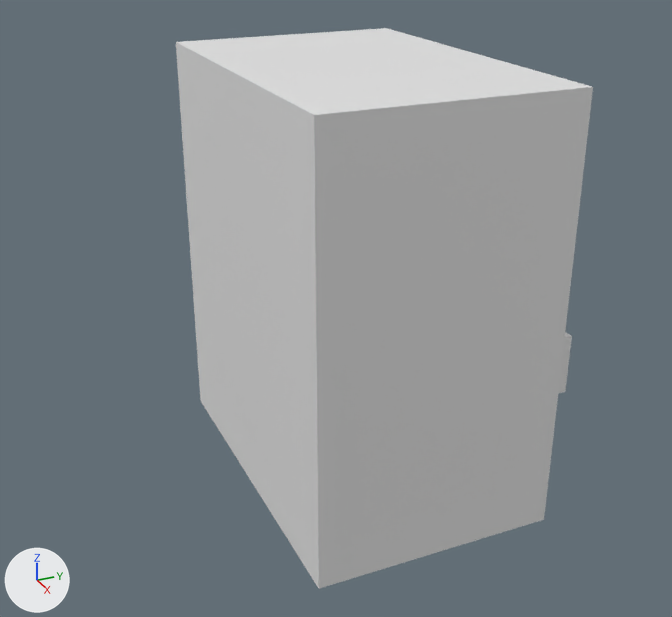
What one commit did to the glTF model src/main/resources/assets/magneticraft/models/block/gltf/circuit_breaker.gltf.
The view is the same before and after, from a 50 mm lens placed at (1.794, -1.119, 1.095), pointed at (0.506, -0.54, 0.451). Lighting does not change. The marker at lower left points along +X, +Y and +Z. The picture after the commit comes second. Materials are left out; every surface is plain grey. Where no turn or scale is listed for an object, it has been applied to the vertices.

Names of what the first picture shows: 'housing' and 1 more.
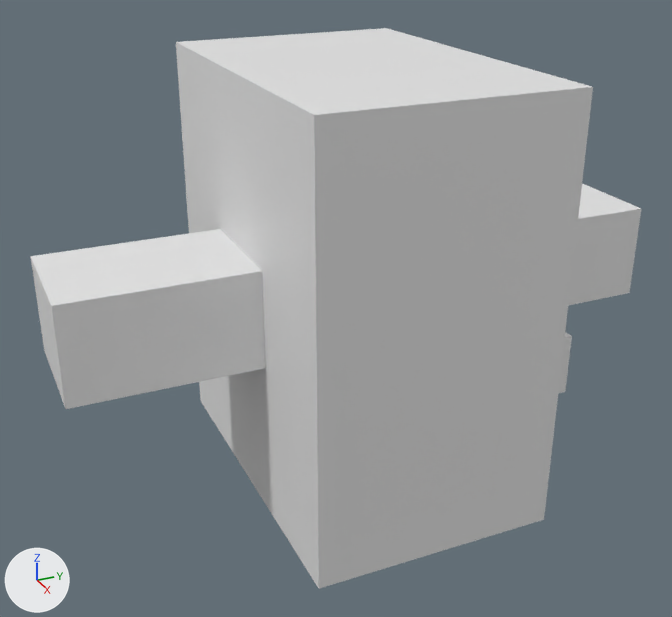
What differs and where, as boxes (x1, y1, x2, y2) in the pictures (672 x 617 px):
'input_terminal', added
    after: (31, 229, 266, 409)
'output_terminal', added
    after: (568, 184, 641, 306)

What changed in the scene script:
```text
Add ob_output_terminal:
    ob_output_terminal = bpy.data.objects.new('output_terminal', me_housing_mesh)
    ob_output_terminal.location = (0.4, 0.0, 0.42)
    ob_output_terminal.scale = (0.2, 0.3, 0.16)
Add ob_input_terminal:
    ob_input_terminal = bpy.data.objects.new('input_terminal', me_housing_mesh)
    ob_input_terminal.location = (0.4, -0.7, 0.42)
    ob_input_terminal.scale = (0.2, 0.3, 0.16)
```
